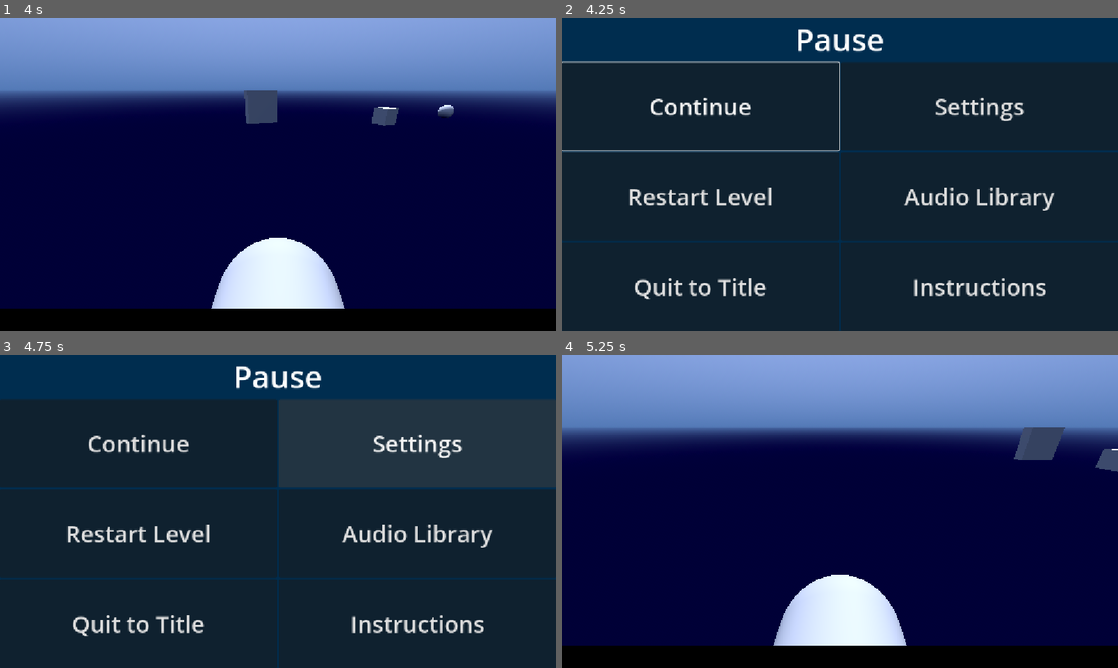
Above: before the commit, frames 1-4 (two rows, left to right).
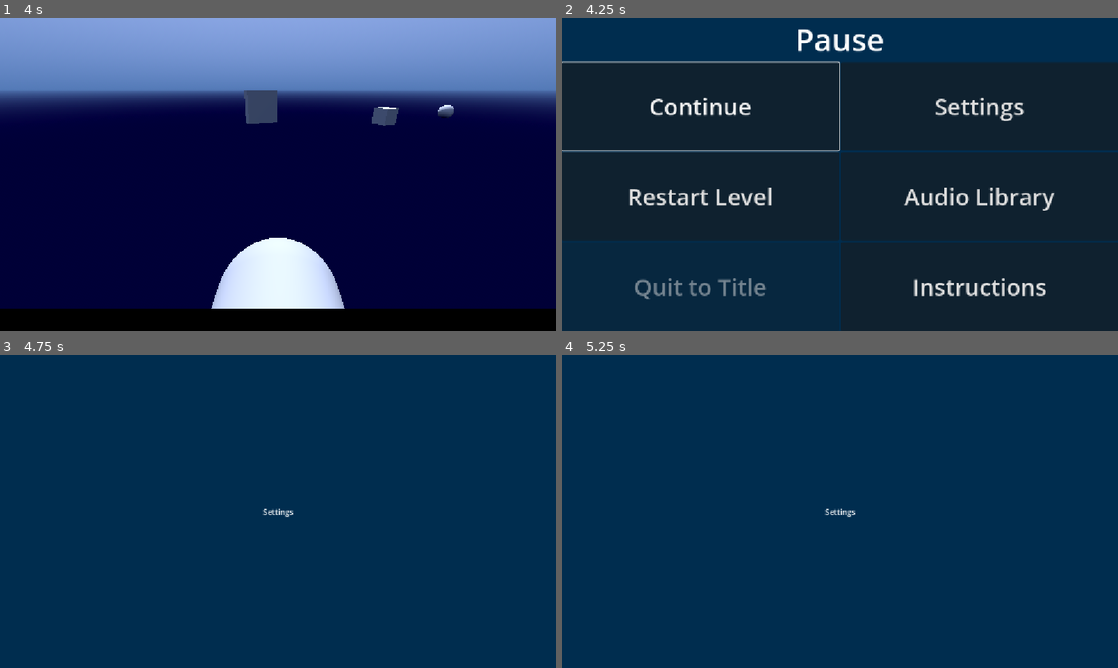
Above: after the commit, the same moments.

Repository: PeterDrake/yachtsinkers
Game: Godot game, scene res://yachtsinkers.tscn
The game is run twice, just before and just after one commit, with the same random seed, the same clock (stepped at 60 frames per second) and the same inputs. Sound files missing from this copy of the repository are replaced by a short silence.
Inputs:
- Up to frame 1 (4 s): hold Right (right) 0.53-1.28 s; tap one key every 0.75 s from 0.6 s: 1 (bite) 2 (dive) 3 (slap) Space (space) 1 (bite); hold Left (left) 1.28-2.03 s; hold Right (right) 2.03-2.78 s; hold Up (forward) 2.78-3.53 s; hold Left (left) from 3.53 s (still down)
- Up to frame 2 (4.25 s): keep holding Left (left); tap Escape (pause) at 4.15 s
- Up to frame 3 (4.75 s): release Left (left) at 4.25 s; click "Settings" at 4.25 s
- Up to frame 4 (5.25 s): click "Restart Level" at 5 s

Frame 1 is identical in both runs. In frame 2, 0.5% of the frame differs, in the area x 13-37%, y 83-90%; in frame 3, 84%; in frame 4, 99%, in the area x 0-100%, y 0-100%.
Error in both runs: Out of bounds get index '0' (on base: 'PackedStringArray') (res://speech.gd:3)

Commit message:
Dummy settings screen can be accessed from pause screen

Diff:
--- a/pause_menu.gd
+++ b/pause_menu.gd
@@ -2,12 +2,15 @@
 
 @onready var yachtsinkers := get_node("..")
 
+var occluded := false  # True if one of the other screens is in front of this
+
 func _process(_delta: float) -> void:
-	if Input.is_action_just_pressed("pause"):
-		if visible:
-			unpause()
-		else:
-			pause()
+	if not occluded:
+		if Input.is_action_just_pressed("pause"):
+			if visible:
+				unpause()
+			else:
+				pause()
 
 func pause():
 	print("pause")
@@ -38,7 +41,8 @@
 	pass # Replace with function body.
 
 func _on_settings_button_pressed() -> void:
-	pass # Replace with function body.
+	occluded = true
+	yachtsinkers.find_child("SettingsMenu").show()
 
 func _on_audio_library_button_pressed() -> void:
 	pass # Replace with function body.
--- a/pause_menu.tscn
+++ b/pause_menu.tscn
@@ -80,6 +80,7 @@
 focus_next = NodePath("../../VBoxContainer2/SettingsButton")
 focus_previous = NodePath("../RestartButton")
 theme_override_font_sizes/font_size = 48
+disabled = true
 text = "Quit to Title"
 
 [node name="VBoxContainer2" type="VBoxContainer" parent="VBoxContainer/HBoxContainer" unique_id=953045439]
--- /dev/null
+++ b/settings_menu.gd
@@ -0,0 +1,8 @@
+extends Control
+
+@onready var pause_menu = get_node("../PauseMenu")
+
+func _process(_delta: float) -> void:
+	if Input.is_action_just_pressed("pause"):
+		pause_menu.occluded = false
+		hide()
--- /dev/null
+++ b/settings_menu.tscn
@@ -0,0 +1,39 @@
+[gd_scene format=3 uid="uid://br1a3kdte8j1h"]
+
+[ext_resource type="Script" uid="uid://judovvyrk1sv" path="res://settings_menu.gd" id="1_ufg0w"]
+
+[sub_resource type="StyleBoxFlat" id="StyleBoxFlat_oerog"]
+bg_color = Color(0, 0.17626616, 0.31130394, 1)
+
+[node name="SettingsMenu" type="Control" unique_id=2122777761]
+process_mode = 3
+z_index = 2
+layout_mode = 3
+anchors_preset = 15
+anchor_right = 1.0
+anchor_bottom = 1.0
+grow_horizontal = 2
+grow_vertical = 2
+script = ExtResource("1_ufg0w")
+
+[node name="Panel" type="Panel" parent="." unique_id=2112466904]
+layout_mode = 1
+anchors_preset = 15
+anchor_right = 1.0
+anchor_bottom = 1.0
+grow_horizontal = 2
+grow_vertical = 2
+theme_override_styles/panel = SubResource("StyleBoxFlat_oerog")
+
+[node name="Label" type="Label" parent="." unique_id=735699599]
+layout_mode = 1
+anchors_preset = 14
+anchor_top = 0.5
+anchor_right = 1.0
+anchor_bottom = 0.5
+offset_top = -11.5
+offset_bottom = 11.5
+grow_horizontal = 2
+grow_vertical = 2
+text = "Settings"
+horizontal_alignment = 1
--- a/yachtsinkers.tscn
+++ b/yachtsinkers.tscn
@@ -1,6 +1,7 @@
 [gd_scene format=3 uid="uid://brmdlrm07bc3q"]
 
 [ext_resource type="Script" uid="uid://dmhyjjxiggt3j" path="res://yachtsinkers.gd" id="1_dcxyd"]
+[ext_resource type="PackedScene" uid="uid://br1a3kdte8j1h" path="res://settings_menu.tscn" id="3_o6jxr"]
 [ext_resource type="PackedScene" uid="uid://73ld43bownb0" path="res://pause_menu.tscn" id="3_xpjbq"]
 
 [node name="YachtSinkers" type="Node3D" unique_id=1044159240]
@@ -9,3 +10,6 @@
 [node name="PauseMenu" parent="." unique_id=290838109 instance=ExtResource("3_xpjbq")]
 process_mode = 3
 visible = false
+
+[node name="SettingsMenu" parent="." unique_id=2122777761 instance=ExtResource("3_o6jxr")]
+visible = false
Not shown, added: settings_menu.gd.uid
